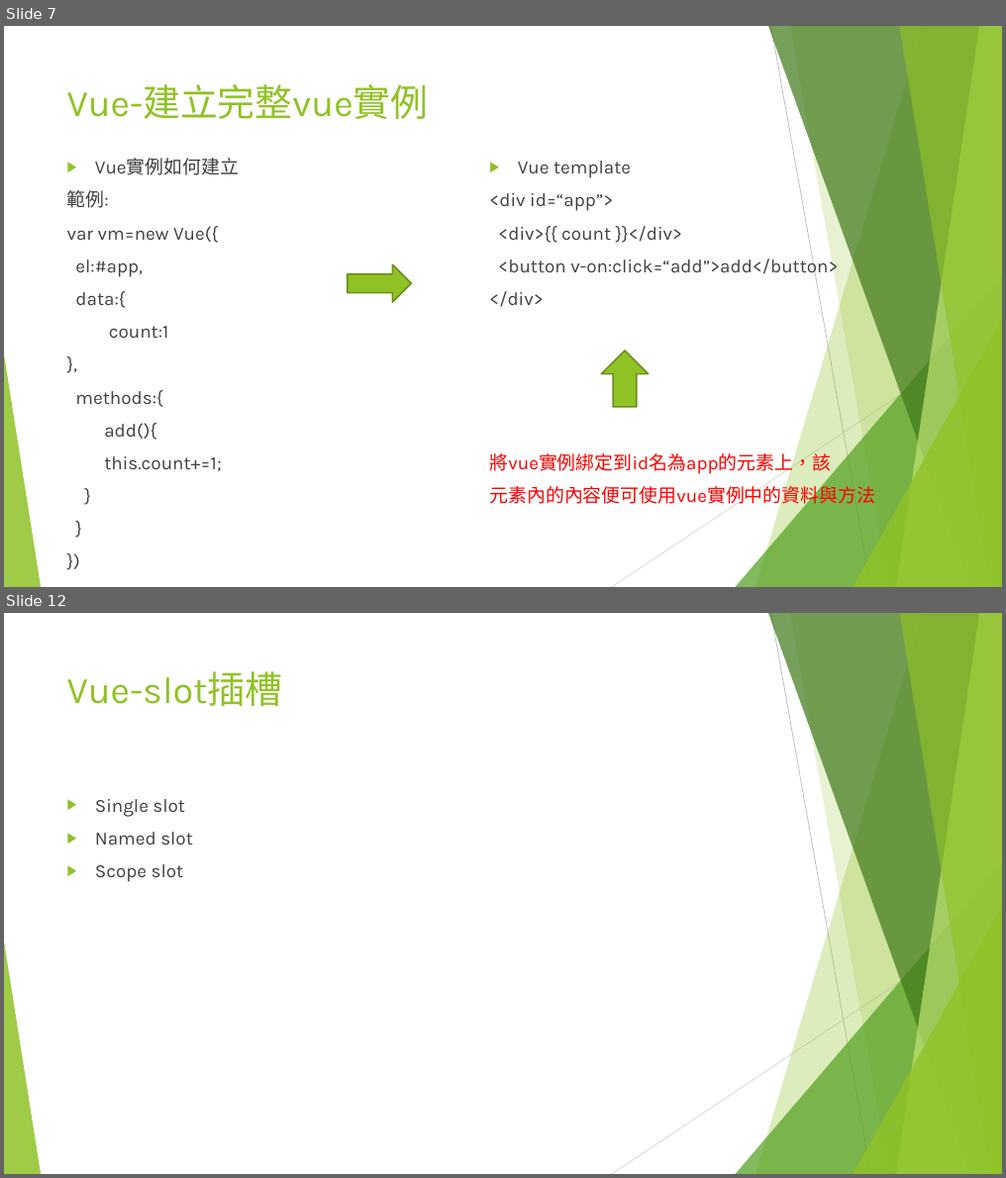
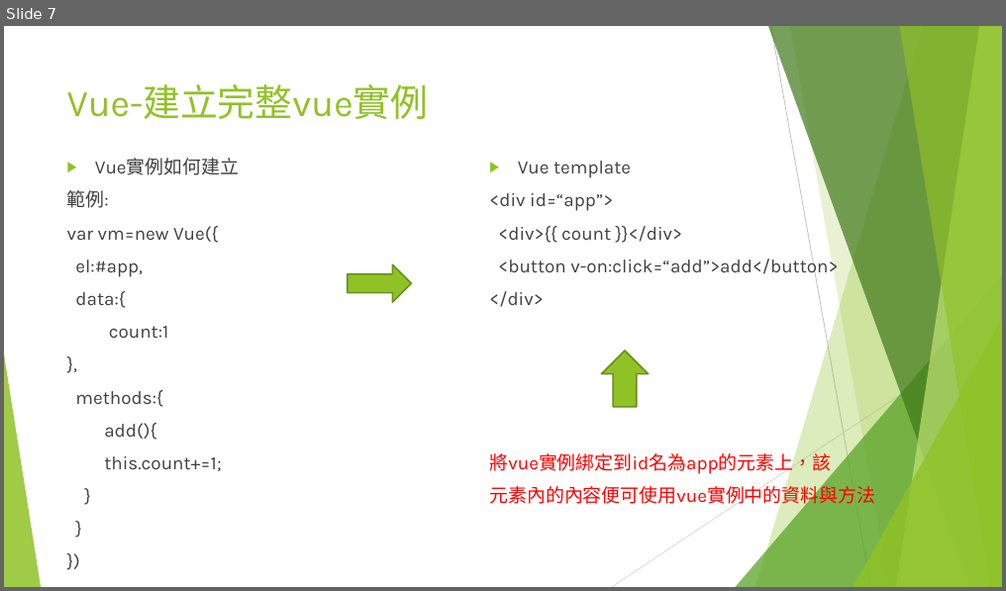
Before and after one commit to JSENESoftware/Education, a slide deck: Vue教育訓練.pptx. Shown one above the other, each under a label of ours: slides 7 and 12 before the commit, slide 7 after it; the slides between them are not shown. The pictures are 1006x1178 and 1006x591 pixels, drawn with LibreOffice and Linux fonts; fonts in the diff are those of the drawing. Boxes give left, top, right and bottom in pixels: in the first picture for what was removed or moved away, otherwise in the second. Text is boxed around its words. In the diff, an @@ line names an element or a change of style, - is before the commit and + after.

```diff
--- a/Vue教育訓練.pptx
+++ b/Vue教育訓練.pptx
@@ slide 12 removed at bbox=[4, 613, 1002, 1174], background #FFFFFF; not listed: 10 template elements that a slide beside it also shows @@
@@ title removed at bbox=[67, 671, 283, 706] @@
-Vue-slot插槽
@@ text removed at bbox=[95, 799, 193, 882] @@
-▶ Single slot
-▶ Named slot
-▶ Scope slot
```
Also in this commit, not shown: 2 slides changed, 1 slide added, 6 other slides removed.
